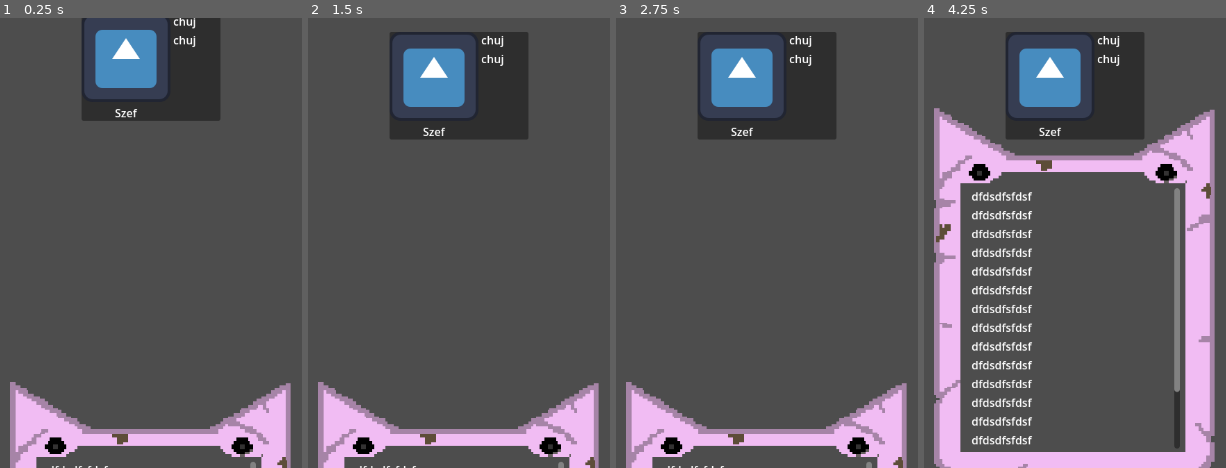
Above: before the commit, frames 1-4 (left to right).
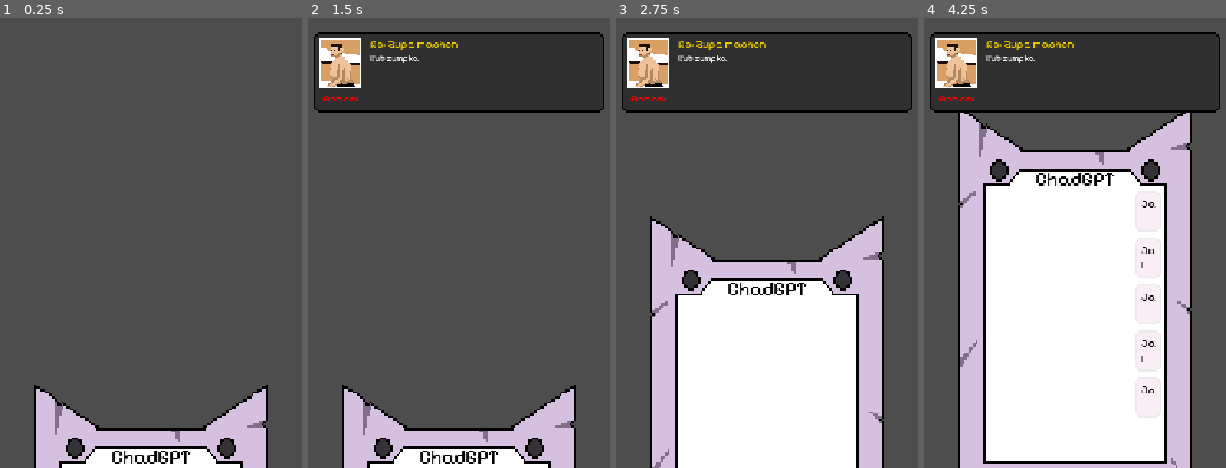
Above: after the commit, the same moments.

Repository: forklovee/SteelworksGameJam5
Game: Godot game, scene res://main.tscn
The game is run twice, just before and just after one commit, with the same random seed, the same clock (stepped at 60 frames per second) and the same inputs. The engine's default icon, where the game draws it, is replaced by a stand-in: a white triangle on a blue panel in a dark square.
Inputs (mouse positions are in pixels of both pictures, inside the frame that each line leads up to):
- Up to frame 1 (0.25 s): no input
- Up to frame 2 (1.5 s): tap Enter at 0.5 s; move the mouse to (outside the picture) at 0.52 s; tap Space at 0.6, 0.77, 1.07, 1.35 s; move the mouse to (outside the picture) at 1.27 s
- Up to frame 3 (2.75 s): tap Space at 1.52, 1.82, 2, 2.1 s; move the mouse to (845, 144) at 2.02 s
- Up to frame 4 (4.25 s): move the mouse to (1035, 333) at 2.77 s; tap Space at 2.85, 3.02, 3.32, 3.6, 3.77, 4.07 s; move the mouse to (outside the picture) at 3.52 s

The runs differ from the first frame. In frame 1, 20% of the frame differs, in the area x 3-97%, y 0-100%; in frame 2, 28%; in frame 3, 57%; in frame 4, 85%, in the area x 1-99%, y 3-100%.

Commit message:
tablet i toast done

Diff:
--- /dev/null
+++ b/Quests/gotowanie.tres
@@ -0,0 +1,13 @@
+[gd_resource type="Resource" script_class="Quest" format=3 uid="uid://db8hq8fj8qwvr"]
+
+[ext_resource type="Script" uid="uid://ct73pqebfwt1r" path="res://Quests/quest_resource.gd" id="1_33yae"]
+
+[resource]
+script = ExtResource("1_33yae")
+id = "gotowanie"
+boss_title = "Zupa machen"
+boss_message = "Rub zumpke."
+player_message = "Chat help Chat help Chat help Chat help Chat help  Chat help Chat help Chat help Chat help"
+gpt_message = "Kamienie.Kamienie. Kamienie. Kamienie. Kamienie. Kamienie. Kamienie. Kamienie. Kamienie.v  v"
+gpt_delay = 3.0
+metadata/_custom_type_script = "uid://ct73pqebfwt1r"
--- /dev/null
+++ b/Quests/new_quest.gd
@@ -0,0 +1,29 @@
+extends Node
+
+@export var toast: Control
+@export var tablet: Control
+
+var quest: Quest = null
+
+func _input(event):
+	if event is InputEventKey:
+		if event.pressed and event.keycode == KEY_SPACE:
+			new_quest(load("res://Quests/gotowanie.tres"))
+
+func new_quest(quest_resource: Resource) -> void:
+	quest = quest_resource
+	tablet.hover_disabled = true
+	toast.show_boss_message("Re: " + quest.boss_title, quest.boss_message)
+	await get_tree().create_timer(2.0).timeout
+
+	tablet.show_tablet()
+	await get_tree().create_timer(0.5).timeout
+	tablet.player_message(quest.player_message)
+	await get_tree().create_timer(2.0 + quest.player_message.length() * 0.02).timeout
+
+	tablet.gpt_message(quest.gpt_message, quest.gpt_delay)
+	await get_tree().create_timer(1.0 + 2.0 * quest.gpt_message.length() * 0.005 + quest.gpt_delay).timeout
+
+	toast.hide_boss_message()
+	tablet.hide_tablet()
+	tablet.hover_disabled = false
--- a/Quests/quest_animation.gd
+++ /dev/null
@@ -1,24 +0,0 @@
-extends Node
-
-@export var toast: Control
-@export var tablet: Control
-
-var toast_time: float = 4.0
-var animation_time: float = 8.0
-
-func _ready() -> void:
-	new_quest("chuj", "chuj")
-
-func new_quest(title: String, message: String) -> void:
-	tablet.hover_disabled = true
-	toast.show_boss_message(title, message)
-
-	await get_tree().create_timer(toast_time).timeout
-
-	tablet.show_tablet()
-
-	await get_tree().create_timer(animation_time).timeout
-
-	toast.hide_boss_message()
-	tablet.hide_tablet()
-	tablet.hover_disabled = false
--- /dev/null
+++ b/Quests/quest_resource.gd
@@ -0,0 +1,10 @@
+extends Resource
+
+class_name Quest
+
+@export var id: String
+@export_multiline var boss_title: String
+@export_multiline var boss_message: String
+@export_multiline var player_message: String
+@export_multiline var gpt_message: String
+@export var gpt_delay: float
--- /dev/null
+++ b/UI/Tablet/gpt_message.tscn
@@ -0,0 +1,55 @@
+[gd_scene format=3 uid="uid://idrt486cld1r"]
+
+[ext_resource type="Texture2D" uid="uid://of6hn87tqpwn" path="res://UI/panel.png" id="1_3g4gn"]
+[ext_resource type="Texture2D" uid="uid://cuyubqy2yl3k5" path="res://UI/Tablet/chad_logo.png" id="2_6ociy"]
+[ext_resource type="FontFile" uid="uid://dvd5mbtf11li2" path="res://UI/PixelifySans-VariableFont_wght.ttf" id="3_6ociy"]
+
+[sub_resource type="StyleBoxTexture" id="StyleBoxTexture_hcvde"]
+texture = ExtResource("1_3g4gn")
+texture_margin_left = 9.0
+texture_margin_top = 9.0
+texture_margin_right = 9.0
+texture_margin_bottom = 9.0
+modulate_color = Color(0, 0, 0, 0.039215688)
+
+[node name="GptMessage" type="PanelContainer" unique_id=2060916411]
+offset_right = 218.0
+offset_bottom = 98.0
+size_flags_horizontal = 0
+size_flags_vertical = 0
+theme_override_styles/panel = SubResource("StyleBoxTexture_hcvde")
+
+[node name="HBoxContainer" type="HBoxContainer" parent="." unique_id=776069277]
+layout_mode = 2
+size_flags_horizontal = 0
+size_flags_vertical = 0
+
+[node name="Logo" type="TextureRect" parent="HBoxContainer" unique_id=2012466949]
+custom_minimum_size = Vector2(32, 32)
+layout_mode = 2
+size_flags_horizontal = 4
+size_flags_vertical = 0
+texture = ExtResource("2_6ociy")
+expand_mode = 1
+
+[node name="VBoxContainer" type="VBoxContainer" parent="HBoxContainer" unique_id=19775414]
+layout_mode = 2
+size_flags_horizontal = 3
+
+[node name="ChadGPT" type="Label" parent="HBoxContainer/VBoxContainer" unique_id=1623698067]
+layout_mode = 2
+size_flags_horizontal = 0
+theme_override_colors/font_color = Color(0, 0, 0, 1)
+theme_override_fonts/font = ExtResource("3_6ociy")
+text = "ChadGPT"
+
+[node name="Message" type="RichTextLabel" parent="HBoxContainer/VBoxContainer" unique_id=257509144]
+custom_maximum_size = Vector2(164, -1)
+layout_mode = 2
+theme_override_colors/default_color = Color(0, 0, 0, 1)
+theme_override_constants/line_separation = 1
+theme_override_fonts/normal_font = ExtResource("3_6ociy")
+theme_override_font_sizes/normal_font_size = 12
+bbcode_enabled = true
+text = "No to fajnie.  fd d d d . fd fddfd. fd fdsddadsadad asdsadsadsad dsasd"
+fit_content = true
--- /dev/null
+++ b/UI/Tablet/player_message.tscn
@@ -0,0 +1,44 @@
+[gd_scene format=3 uid="uid://dtmoro1t8pdrc"]
+
+[ext_resource type="Texture2D" uid="uid://of6hn87tqpwn" path="res://UI/panel.png" id="1_4fpwt"]
+[ext_resource type="FontFile" uid="uid://dvd5mbtf11li2" path="res://UI/PixelifySans-VariableFont_wght.ttf" id="2_4fpwt"]
+
+[sub_resource type="StyleBoxTexture" id="StyleBoxTexture_hcvde"]
+texture = ExtResource("1_4fpwt")
+texture_margin_left = 9.0
+texture_margin_top = 9.0
+texture_margin_right = 9.0
+texture_margin_bottom = 9.0
+modulate_color = Color(0.84, 0.11759999, 0.52695996, 0.078431375)
+
+[node name="PlayerMessage" type="PanelContainer" unique_id=2060916411]
+offset_right = 218.0
+offset_bottom = 102.0
+size_flags_horizontal = 8
+size_flags_vertical = 0
+theme_override_styles/panel = SubResource("StyleBoxTexture_hcvde")
+
+[node name="HBoxContainer" type="HBoxContainer" parent="." unique_id=776069277]
+layout_mode = 2
+size_flags_horizontal = 0
+size_flags_vertical = 0
+
+[node name="VBoxContainer" type="VBoxContainer" parent="HBoxContainer" unique_id=19775414]
+layout_mode = 2
+
+[node name="Ja" type="Label" parent="HBoxContainer/VBoxContainer" unique_id=1623698067]
+layout_mode = 2
+size_flags_horizontal = 0
+theme_override_colors/font_color = Color(0, 0, 0, 1)
+theme_override_fonts/font = ExtResource("2_4fpwt")
+text = "Ja"
+
+[node name="Message" type="RichTextLabel" parent="HBoxContainer/VBoxContainer" unique_id=1249020417]
+custom_maximum_size = Vector2(200, -1)
+layout_mode = 2
+theme_override_colors/default_color = Color(0, 0, 0, 1)
+theme_override_constants/line_separation = 1
+theme_override_fonts/normal_font = ExtResource("2_4fpwt")
+theme_override_font_sizes/normal_font_size = 12
+text = "No to fajnie.  fd d d d . fd fddfd. fd fdsddadsadad asdsadsadsad dsasd. No to fajnie.  fd d d d . fd fddfd. fd fdsddadsadad asdsadsadsad dsasd"
+fit_content = true
--- a/UI/Tablet/tablet_control.gd
+++ b/UI/Tablet/tablet_control.gd
@@ -7,10 +7,60 @@
 
 var tween: Tween
 var hover_disabled: bool = false
+var messagebox: VBoxContainer
+var player_message_scene: PackedScene = load("res://UI/Tablet/player_message.tscn")
+var gpt_message_scene: PackedScene = load("res://UI/Tablet/gpt_message.tscn")
 
 func _ready() -> void:
 	tablet.mouse_entered.connect(show_tablet_user)
 	tablet.mouse_exited.connect(check_mouse)
+	messagebox = $Tablet/VBoxContainer/MessagesContainer/VBoxContainer
+
+func player_message(message: String) -> void:
+	var new_message: PanelContainer = player_message_scene.instantiate()
+	var rich_text: RichTextLabel = new_message.get_node("HBoxContainer/VBoxContainer/Message")
+	rich_text.text = "|"
+	var blink_tween = create_tween()
+	blink_tween.set_loops(3)
+	blink_tween.tween_property(rich_text, "modulate:a", 0.0, 0.01)
+	blink_tween.tween_property(rich_text, "modulate:a", 0.0, 0.25)
+	blink_tween.tween_property(rich_text, "modulate:a", 1.0, 0.01)
+	blink_tween.tween_property(rich_text, "modulate:a", 1.0, 0.25)
+	messagebox.add_child(new_message)
+	await get_tree().process_frame
+	messagebox.get_parent().scroll_vertical = messagebox.get_parent().get_v_scroll_bar().max_value
+	await get_tree().create_timer(2.0).timeout
+	rich_text.visible_characters = 0
+	rich_text.text = message
+	await get_tree().process_frame
+	messagebox.get_parent().scroll_vertical = messagebox.get_parent().get_v_scroll_bar().max_value
+	var tween2 = create_tween()
+	tween2.tween_property(
+		rich_text,
+		"visible_characters",
+		rich_text.text.length(),
+		message.length() * 0.02
+	)
+
+func gpt_message(message: String, delay: float) -> void:
+	var new_message: PanelContainer = gpt_message_scene.instantiate()
+	var rich_text: RichTextLabel = new_message.get_node("HBoxContainer/VBoxContainer/Message")
+	messagebox.add_child(new_message)
+	await get_tree().process_frame
+	messagebox.get_parent().scroll_vertical = messagebox.get_parent().get_v_scroll_bar().max_value
+	rich_text.text = "[wave amp=20 freq=50]Myśli...[/wave]"
+	await get_tree().create_timer(delay).timeout
+	rich_text.visible_characters = 0
+	rich_text.text = message
+	await get_tree().process_frame
+	messagebox.get_parent().scroll_vertical = messagebox.get_parent().get_v_scroll_bar().max_value
+	var tween2 = create_tween()
+	tween2.tween_property(
+		rich_text,
+		"visible_characters",
+		rich_text.text.length(),
+		message.length() * 0.005
+	)
 
 func show_tablet() -> void:
 	animate_tablet(Vector2(0, shown_offset))
--- a/UI/Toast/toast_control.gd
+++ b/UI/Toast/toast_control.gd
@@ -1,9 +1,8 @@
 
 extends Control
 
-@export var toast: Panel
+@export var toast: PanelContainer
 @export var boss_image: TextureRect
-@export var boss_name: Label
 @export var boss_title: Label
 @export var boss_message: Label
 @export var anim_duration: float = 0.5
@@ -13,7 +12,6 @@
 var tween: Tween
 
 func _ready() -> void:
-	boss_name.text = "Szef"
 	toast.offset_transform_position = Vector2(0, hidden_offset)
 	toast.modulate.a = 0.0
 	toast.visible = false
--- /dev/null
+++ b/game.gd
@@ -0,0 +1,11 @@
+extends Node
+
+
+# Called when the node enters the scene tree for the first time.
+func _ready() -> void:
+	pass # Replace with function body.
+
+
+# Called every frame. 'delta' is the elapsed time since the previous frame.
+func _process(delta: float) -> void:
+	pass
--- a/main.tscn
+++ b/main.tscn
@@ -3,8 +3,30 @@
 [ext_resource type="Script" uid="uid://djjg8fy8y14ov" path="res://UI/Tablet/tablet_control.gd" id="1_ig7tw"]
 [ext_resource type="Script" uid="uid://bm7yox4rtj7l2" path="res://UI/Toast/toast_control.gd" id="2_0xm2m"]
 [ext_resource type="Texture2D" uid="uid://cd87pvau0yr8f" path="res://UI/Tablet/tablet.png" id="2_h2yge"]
-[ext_resource type="Script" uid="uid://3sbq6o3dgmno" path="res://Quests/quest_animation.gd" id="4_1bvp3"]
-[ext_resource type="Texture2D" uid="uid://7bm83ywhglhl" path="res://icon.svg" id="4_lquwl"]
+[ext_resource type="Script" uid="uid://3sbq6o3dgmno" path="res://Quests/new_quest.gd" id="4_1bvp3"]
+[ext_resource type="FontFile" uid="uid://dvd5mbtf11li2" path="res://UI/PixelifySans-VariableFont_wght.ttf" id="5_7mycd"]
+[ext_resource type="Texture2D" uid="uid://bphbwyj284wqj" path="res://UI/Toast/elon.png" id="5_272bh"]
+[ext_resource type="Texture2D" uid="uid://of6hn87tqpwn" path="res://UI/panel.png" id="7_kek77"]
+
+[sub_resource type="Theme" id="Theme_7mycd"]
+Label/colors/font_color = Color(0, 0, 0, 1)
+Label/fonts/font = ExtResource("5_7mycd")
+
+[sub_resource type="StyleBoxTexture" id="StyleBoxTexture_kek77"]
+content_margin_left = 10.0
+content_margin_top = 10.0
+content_margin_right = 10.0
+content_margin_bottom = 10.0
+texture = ExtResource("7_kek77")
+texture_margin_left = 9.0
+texture_margin_top = 9.0
+texture_margin_right = 9.0
+texture_margin_bottom = 9.0
+modulate_color = Color(0.18359044, 0.18359044, 0.18359044, 1)
+
+[sub_resource type="StyleBoxEmpty" id="StyleBoxEmpty_hcvde"]
+
+[sub_resource type="StyleBoxEmpty" id="StyleBoxEmpty_dhxmx"]
 
 [node name="Main" type="Node" unique_id=1996573084]
 
@@ -18,6 +40,7 @@
 mouse_filter = 2
 script = ExtResource("1_ig7tw")
 tablet = NodePath("Tablet")
+shown_offset = 400.0
 
 [node name="Tablet" type="Control" parent="UI/TabletControl" unique_id=826878443]
 layout_mode = 1
@@ -26,9 +49,9 @@
 anchor_top = 0.5
 anchor_right = 0.5
 anchor_bottom = 0.5
-offset_left = -212.5
+offset_left = -168.0
 offset_top = -600.0
-offset_right = 212.5
+offset_right = 168.0
 offset_bottom = 600.0
 grow_horizontal = 2
 grow_vertical = 2
@@ -36,105 +59,61 @@
 offset_transform_position = Vector2(0, 800)
 offset_transform_visual_only = false
 mouse_default_cursor_shape = 2
+theme = SubResource("Theme_7mycd")
 
 [node name="TabletBody" type="TextureRect" parent="UI/TabletControl/Tablet" unique_id=531123886]
-layout_mode = 0
-offset_right = 425.0
-offset_bottom = 1200.0
+layout_mode = 1
+anchors_preset = 5
+anchor_left = 0.5
+anchor_right = 0.5
+offset_left = -168.0
+offset_right = 168.0
+offset_bottom = 576.0
+grow_horizontal = 2
 mouse_filter = 2
 texture = ExtResource("2_h2yge")
-stretch_mode = 4
-
-[node name="ScrollContainer" type="ScrollContainer" parent="UI/TabletControl/Tablet" unique_id=251766917]
-layout_mode = 1
-anchors_preset = 5
-anchor_left = 0.5
-anchor_right = 0.5
-offset_left = -150.0
-offset_right = 150.0
-offset_bottom = 375.0
-grow_horizontal = 2
-size_flags_vertical = 0
-offset_transform_enabled = true
-offset_transform_position = Vector2(0, 115)
-offset_transform_visual_only = false
-
-[node name="VBoxContainer" type="VBoxContainer" parent="UI/TabletControl/Tablet/ScrollContainer" unique_id=917488453]
-layout_mode = 2
-
-[node name="Label" type="Label" parent="UI/TabletControl/Tablet/ScrollContainer/VBoxContainer" unique_id=1966460449]
-layout_mode = 2
-text = "dfdsdfsfdsf"
-
-[node name="Label2" type="Label" parent="UI/TabletControl/Tablet/ScrollContainer/VBoxContainer" unique_id=1357235241]
-layout_mode = 2
-text = "dfdsdfsfdsf"
-
-[node name="Label3" type="Label" parent="UI/TabletControl/Tablet/ScrollContainer/VBoxContainer" unique_id=1133639163]
-layout_mode = 2
-text = "dfdsdfsfdsf"
-
-[node name="Label4" type="Label" parent="UI/TabletControl/Tablet/ScrollContainer/VBoxContainer" unique_id=614422915]
-layout_mode = 2
-text = "dfdsdfsfdsf"
-
-[node name="Label5" type="Label" parent="UI/TabletControl/Tablet/ScrollContainer/VBoxContainer" unique_id=4608435]
-layout_mode = 2
-text = "dfdsdfsfdsf"
-
-[node name="Label6" type="Label" parent="UI/TabletControl/Tablet/ScrollContainer/VBoxContainer" unique_id=380110583]
-layout_mode = 2
-text = "dfdsdfsfdsf"
-
-[node name="Label7" type="Label" parent="UI/TabletControl/Tablet/ScrollContainer/VBoxContainer" unique_id=279583457]
-layout_mode = 2
-text = "dfdsdfsfdsf"
-
-[node name="Label8" type="Label" parent="UI/TabletControl/Tablet/ScrollContainer/VBoxContainer" unique_id=1430339224]
-layout_mode = 2
-text = "dfdsdfsfdsf"
-
-[node name="Label9" type="Label" parent="UI/TabletControl/Tablet/ScrollContainer/VBoxContainer" unique_id=1638131997]
-layout_mode = 2
-text = "dfdsdfsfdsf"
-
-[node name="Label10" type="Label" parent="UI/TabletControl/Tablet/ScrollContainer/VBoxContainer" unique_id=1869242979]
-layout_mode = 2
-text = "dfdsdfsfdsf"
-
-[node name="Label11" type="Label" parent="UI/TabletControl/Tablet/ScrollContainer/VBoxContainer" unique_id=211838515]
-layout_mode = 2
-text = "dfdsdfsfdsf"
-
-[node name="Label12" type="Label" parent="UI/TabletControl/Tablet/ScrollContainer/VBoxContainer" unique_id=240584779]
-layout_mode = 2
-text = "dfdsdfsfdsf"
-
-[node name="Label13" type="Label" parent="UI/TabletControl/Tablet/ScrollContainer/VBoxContainer" unique_id=1420504798]
-layout_mode = 2
-text = "dfdsdfsfdsf"
-
-[node name="Label14" type="Label" parent="UI/TabletControl/Tablet/ScrollContainer/VBoxContainer" unique_id=2021699596]
-layout_mode = 2
-text = "dfdsdfsfdsf"
-
-[node name="Label15" type="Label" parent="UI/TabletControl/Tablet/ScrollContainer/VBoxContainer" unique_id=2118971918]
-layout_mode = 2
-text = "dfdsdfsfdsf"
-
-[node name="Label16" type="Label" parent="UI/TabletControl/Tablet/ScrollContainer/VBoxContainer" unique_id=1547308490]
-layout_mode = 2
-text = "dfdsdfsfdsf"
-
-[node name="Label17" type="Label" parent="UI/TabletControl/Tablet/ScrollContainer/VBoxContainer" unique_id=1950077132]
-layout_mode = 2
-text = "dfdsdfsfdsf"
-
-[node name="Label18" type="Label" parent="UI/TabletControl/Tablet/ScrollContainer/VBoxContainer" unique_id=1350095247]
-layout_mode = 2
-text = "dfdsdfsfdsf"
-
-[node name="ToastControl" type="Control" parent="UI" unique_id=631731580 node_paths=PackedStringArray("toast", "boss_image", "boss_name", "boss_title", "boss_message")]
+
+[node name="ChadGPT" type="Label" parent="UI/TabletControl/Tablet" unique_id=1788557703]
+layout_mode = 1
+anchors_preset = 5
+anchor_left = 0.5
+anchor_right = 0.5
+offset_left = -33.0
+offset_right = 33.0
+offset_bottom = 20.0
+grow_horizontal = 2
+offset_transform_enabled = true
+offset_transform_position = Vector2(0, 92)
+offset_transform_visual_only = false
+theme_override_font_sizes/font_size = 28
+text = "ChadGPT"
+horizontal_alignment = 1
+
+[node name="VBoxContainer" type="VBoxContainer" parent="UI/TabletControl/Tablet" unique_id=2065336099]
+custom_minimum_size = Vector2(250, 385)
+layout_mode = 1
+anchors_preset = 5
+anchor_left = 0.5
+anchor_right = 0.5
+offset_left = -125.0
+offset_right = 125.0
+offset_bottom = 385.0
+grow_horizontal = 2
+offset_transform_enabled = true
+offset_transform_position = Vector2(0, 125)
+offset_transform_visual_only = false
+
+[node name="MessagesContainer" type="ScrollContainer" parent="UI/TabletControl/Tablet/VBoxContainer" unique_id=251766917]
+layout_mode = 2
+size_flags_vertical = 3
+
+[node name="VBoxContainer" type="VBoxContainer" parent="UI/TabletControl/Tablet/VBoxContainer/MessagesContainer" unique_id=917488453]
+layout_mode = 2
+size_flags_horizontal = 3
+size_flags_vertical = 3
+theme_override_constants/separation = 8
+
+[node name="ToastControl" type="Control" parent="UI" unique_id=631731580 node_paths=PackedStringArray("toast", "boss_image", "boss_title", "boss_message")]
 layout_mode = 3
 anchors_preset = 0
 offset_right = 1152.0
@@ -143,47 +122,83 @@
 script = ExtResource("2_0xm2m")
 toast = NodePath("Toast")
 boss_image = NodePath("Toast/HBoxContainer/VBoxContainer2/Image")
-boss_name = NodePath("Toast/HBoxContainer/VBoxContainer2/Name")
 boss_title = NodePath("Toast/HBoxContainer/VBoxContainer/Title")
 boss_message = NodePath("Toast/HBoxContainer/VBoxContainer/Message")
 
-[node name="Toast" type="Panel" parent="UI/ToastControl" unique_id=307711980]
-layout_mode = 1
-anchors_preset = 5
-anchor_left = 0.5
-anchor_right = 0.5
-offset_left = -100.0
-offset_right = 100.0
-offset_bottom = 155.0
+[node name="Toast" type="PanelContainer" parent="UI/ToastControl" unique_id=969811096]
+layout_mode = 1
+anchors_preset = 5
+anchor_left = 0.5
+anchor_right = 0.5
+offset_left = -202.0
+offset_right = 202.0
+offset_bottom = 92.0
 grow_horizontal = 2
 offset_transform_enabled = true
 offset_transform_position = Vector2(0, 20)
 offset_transform_visual_only = false
+theme_override_styles/panel = SubResource("StyleBoxTexture_kek77")
 
 [node name="HBoxContainer" type="HBoxContainer" parent="UI/ToastControl/Toast" unique_id=730661876]
-layout_mode = 0
-offset_right = 200.0
-offset_bottom = 155.0
+custom_minimum_size = Vector2(400, 0)
+layout_mode = 2
+size_flags_vertical = 0
 
 [node name="VBoxContainer2" type="VBoxContainer" parent="UI/ToastControl/Toast/HBoxContainer" unique_id=1979679845]
 layout_mode = 2
+size_flags_vertical = 0
 
 [node name="Image" type="TextureRect" parent="UI/ToastControl/Toast/HBoxContainer/VBoxContainer2" unique_id=1496671495]
-layout_mode = 2
-texture = ExtResource("4_lquwl")
+custom_minimum_size = Vector2(60, 72)
+layout_mode = 2
+texture = ExtResource("5_272bh")
+expand_mode = 1
 
 [node name="Name" type="Label" parent="UI/ToastControl/Toast/HBoxContainer/VBoxContainer2" unique_id=1999357238]
 layout_mode = 2
+theme_override_colors/font_color = Color(1, 0, 0, 1)
+theme_override_fonts/font = ExtResource("5_7mycd")
+text = "Antoni"
 horizontal_alignment = 1
 
+[node name="VSeparator" type="VSeparator" parent="UI/ToastControl/Toast/HBoxContainer" unique_id=1070979292]
+layout_mode = 2
+theme_override_styles/separator = SubResource("StyleBoxEmpty_hcvde")
+
 [node name="VBoxContainer" type="VBoxContainer" parent="UI/ToastControl/Toast/HBoxContainer" unique_id=899873592]
 layout_mode = 2
+size_flags_horizontal = 3
+size_flags_vertical = 0
 
 [node name="Title" type="Label" parent="UI/ToastControl/Toast/HBoxContainer/VBoxContainer" unique_id=926755561]
-layout_mode = 2
+custom_maximum_size = Vector2(300, -1)
+layout_mode = 2
+offset_transform_enabled = true
+offset_transform_position = Vector2(0, -2)
+theme_override_colors/font_color = Color(0.8960389, 0.785538, 0, 1)
+theme_override_fonts/font = ExtResource("5_7mycd")
+theme_override_font_sizes/font_size = 16
+text = "Re: Ugotuj mi dupe"
+autowrap_mode = 3
+
+[node name="HSeparator" type="HSeparator" parent="UI/ToastControl/Toast/HBoxContainer/VBoxContainer" unique_id=503027797]
+visible = false
+layout_mode = 2
+theme_override_constants/separation = 4
+theme_override_styles/separator = SubResource("StyleBoxEmpty_dhxmx")
 
 [node name="Message" type="Label" parent="UI/ToastControl/Toast/HBoxContainer/VBoxContainer" unique_id=661524480]
-layout_mode = 2
+custom_maximum_size = Vector2(300, -1)
+propagate_maximum_size = true
+layout_mode = 2
+size_flags_vertical = 1
+offset_transform_enabled = true
+offset_transform_position = Vector2(0, -4)
+theme_override_constants/line_spacing = 1
+theme_override_fonts/font = ExtResource("5_7mycd")
+theme_override_font_sizes/font_size = 12
+text = " Tak jak w tytule.Tak jak w tytule.Tak jak w tytule. Tak jak w tytule. Tak jak w tytule. Tak jak."
+autowrap_mode = 3
 
 [node name="QuestAnimation" type="Node" parent="." unique_id=2043042858 node_paths=PackedStringArray("toast", "tablet")]
 script = ExtResource("4_1bvp3")
--- a/project.godot
+++ b/project.godot
@@ -17,11 +17,11 @@
 
 [autoload]
 
-Game="*uid://dsw8eyggrpdln"
+Game="*uid://bro6b3pe0fo7l"
 
 [display]
 
-window/stretch/mode="viewport"
+window/stretch/mode="canvas_items"
 window/vsync/vsync_mode=0
 
 [input]
Renamed: Quests/quest_animation.gd.uid -> Quests/new_quest.gd.uid
Not shown, added: Quests/quest_resource.gd.uid
Binary file added: UI/PixelifySans-VariableFont_wght.ttf
Not shown, added: UI/PixelifySans-VariableFont_wght.ttf.import
Binary file added: UI/Tablet/chad_logo.png
Not shown, added: UI/Tablet/chad_logo.png.import
Binary file removed: UI/Tablet/message.png
Binary file changed: UI/Tablet/tablet.png
Binary file added: UI/Toast/elon.png
Not shown, changed: UI/Toast/elon.png.import
Binary file added: UI/panel.png
Not shown, added: UI/panel.png.import
(and 1 more such lines)
